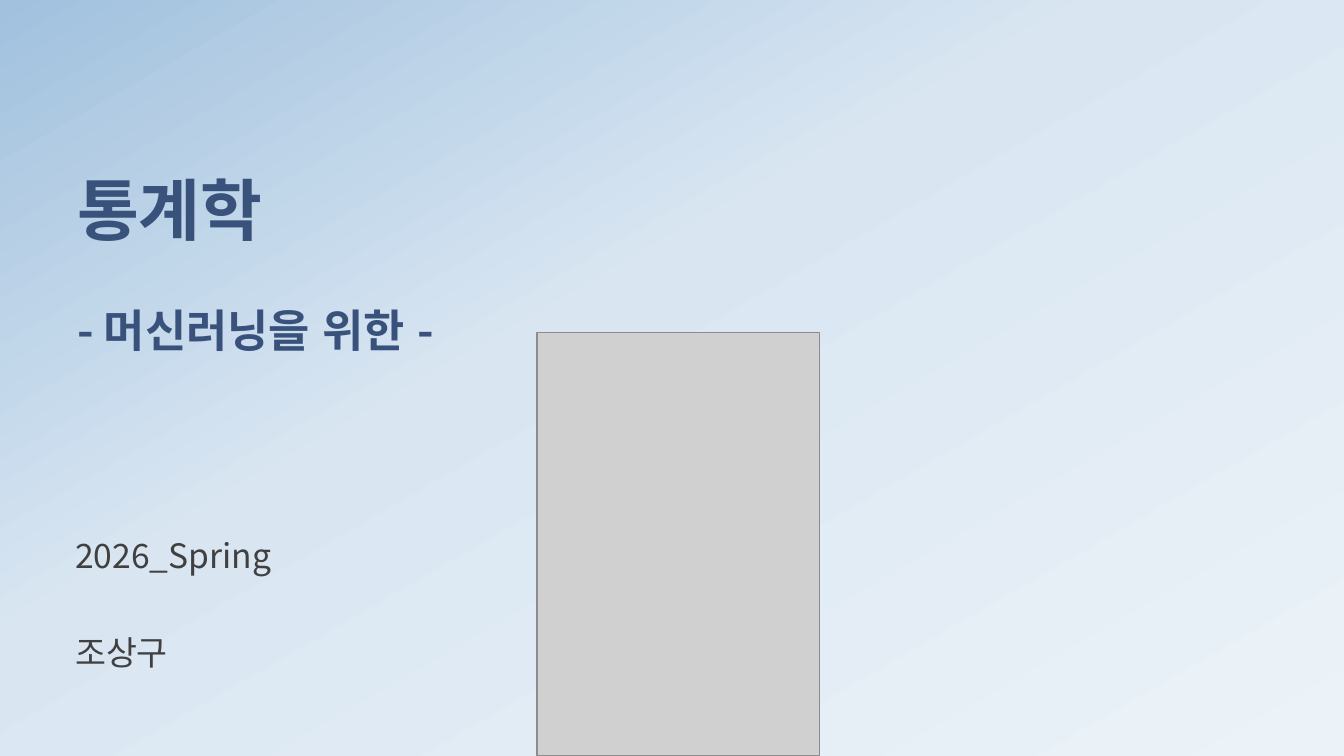
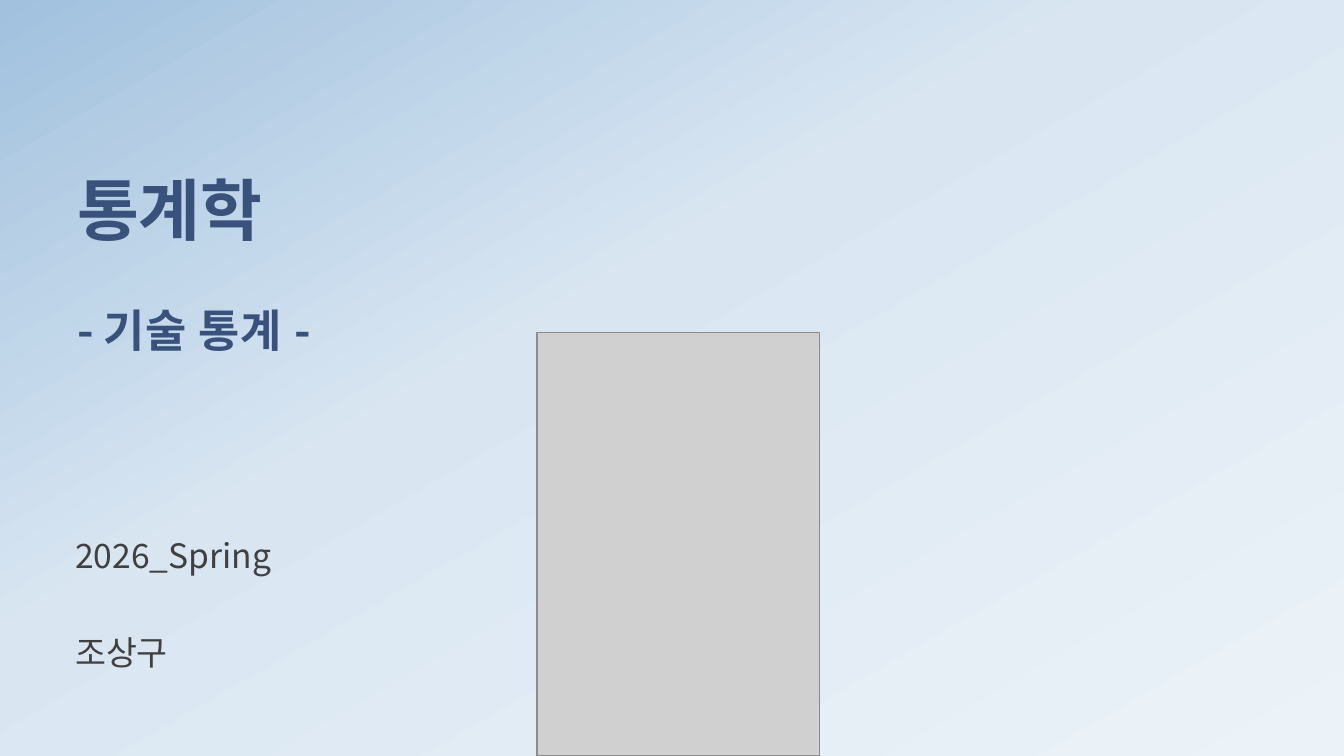
Before and after one commit to ancestor9/mathematics-for-machine-learning, a slide deck: slide 1 of 1_statistics for machine learning.pptx. Drawn at 1344x756 pixels with LibreOffice and Linux fonts; fonts in the diff are those of the drawing; grey boxes stand for pictures; background and template pictures are left out. Boxes give left, top, right and bottom in pixels: in the first picture for what was removed or moved away, otherwise in the second. Text is boxed around its words. In the diff, an @@ line names an element or a change of style, - is before the commit and + after.

```diff
--- a/1_statistics for machine learning.pptx
+++ b/1_statistics for machine learning.pptx
@@ title at <box>77,178,281,351</box>: text changed @@
-통계학
-- 머신러닝을 위한 -
+통계학
+- 기술 통계 -
```
Also in this commit, not shown: 4 other slides changed, 4 slides added, 11 slides removed.
